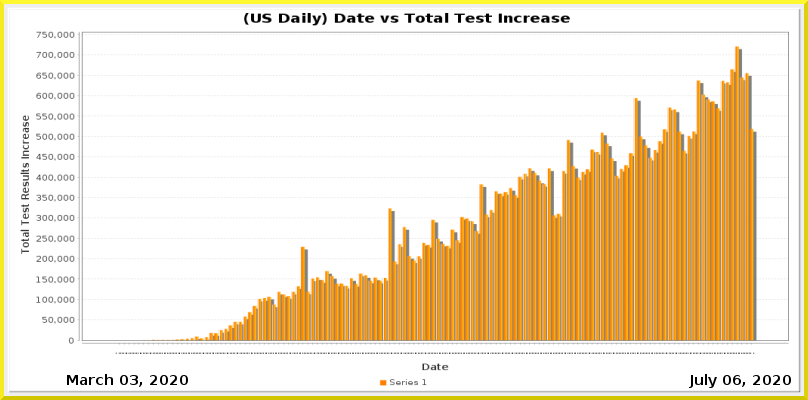
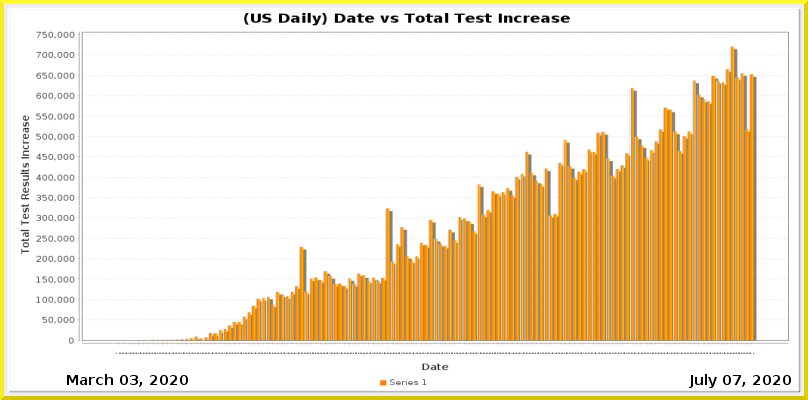
Comparing the layer stacks of the two 808 × 400 images. Changes:
painted on "Current Date" over <box>733,375,741,385</box>
painted on "Date_vs_TestIncrease.png" over <box>133,46,757,354</box>
